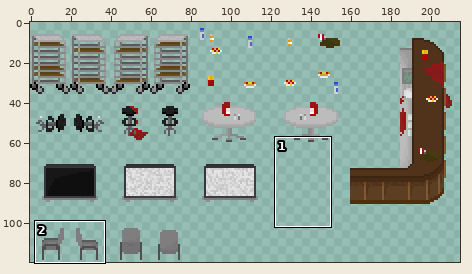
Two states of a sprite sheet, ProyectosSDL/HolaSDL/levels/TileSheet-Cafeteria.png. Above, an overview of the earlier version with the close-up marked.
Close-up. Before:
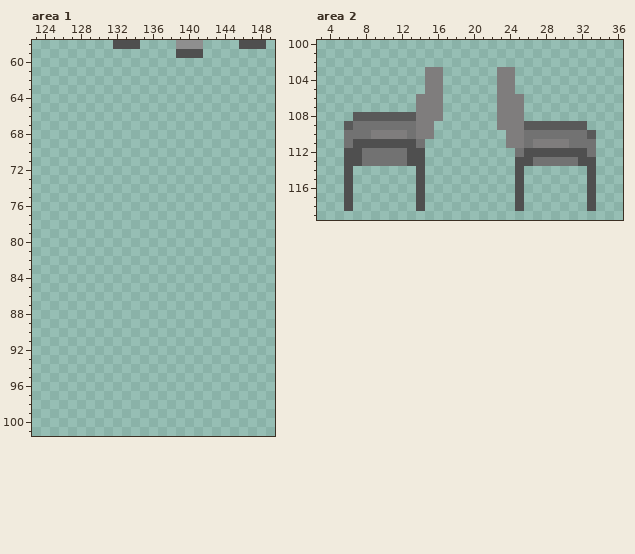
The file is 220x120 pixels. Colours within 5 levels of each other are drawn and written as one. Shown: area 1: x 123..149, y 58..101; area 2: x 3..36, y 100..119. The wide view leaves out empty margins. The commit also changed other parts of the picture, which this record leaves out.
And afterwards:
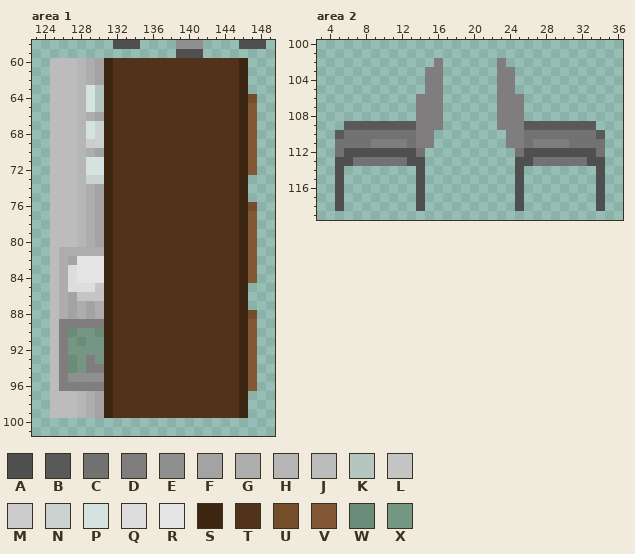
Palette (. is transparent): A #4f4f4f  B #595959  C #727272  D #7f7d7d  E #8f8f8f  F #a3a3a3  G #adadad  H #b6b6b6  J #bcbcbc  K #b5c6c1  L #c5c5c5  M #cdcdcd  N #cbd3d1  P #d4e3df  Q #dddddd  R #e4e4e4  S #3d2611  T #50331a  U #744d2b  V #815833  W #6a8c78  X #769684
Edits made:
--- area 1
@@ x 123..149 @@
  59 ................AAA........
- 60 ...........................
- 61 ...........................
- 62 ...........................
- 63 ...........................
- 64 ...........................
- 65 ...........................
- 66 ...........................
- 67 ...........................
- 68 ...........................
- 69 ...........................
- 70 ...........................
- 71 ...........................
- 72 ...........................
- 73 ...........................
- 74 ...........................
- 75 ...........................
- 76 ...........................
- 77 ...........................
- 78 ...........................
- 79 ...........................
- 80 ...........................
- 81 ...........................
- 82 ...........................
- 83 ...........................
- 84 ...........................
- 85 ...........................
- 86 ...........................
- 87 ...........................
- 88 ...........................
- 89 ...........................
- 90 ...........................
- 91 ...........................
- 92 ...........................
- 93 ...........................
- 94 ...........................
- 95 ...........................
- 96 ...........................
- 97 ...........................
- 98 ...........................
- 99 ...........................
+ 60 ..JJJHGFSTTTTTTTTTTTTTTS...
+ 61 ..JJJHGFSTTTTTTTTTTTTTTS...
+ 62 ..JJJHGFSTTTTTTTTTTTTTTS...
+ 63 ..JJJHPKSTTTTTTTTTTTTTTS...
+ 64 ..JJJHPKSTTTTTTTTTTTTTTSU..
+ 65 ..JJJHPKSTTTTTTTTTTTTTTSV..
+ 66 ..JJJHGFSTTTTTTTTTTTTTTSV..
+ 67 ..JJJHPNSTTTTTTTTTTTTTTSV..
+ 68 ..JJJHPNSTTTTTTTTTTTTTTSV..
+ 69 ..JJJHMNSTTTTTTTTTTTTTTSV..
+ 70 ..JJJHGFSTTTTTTTTTTTTTTSV..
+ 71 ..JJJHPPSTTTTTTTTTTTTTTSV..
+ 72 ..JJJHPPSTTTTTTTTTTTTTTSV..
+ 73 ..JJJHNNSTTTTTTTTTTTTTTS...
+ 74 ..JJJHGFSTTTTTTTTTTTTTTS...
+ 75 ..JJJHGFSTTTTTTTTTTTTTTS...
+ 76 ..JJJHGFSTTTTTTTTTTTTTTSU..
+ 77 ..JJJHGFSTTTTTTTTTTTTTTSV..
+ 78 ..JJJHGFSTTTTTTTTTTTTTTSV..
+ 79 ..JJJHGFSTTTTTTTTTTTTTTSV..
+ 80 ..JJJHGFSTTTTTTTTTTTTTTSV..
+ 81 ..JGGGGGSTTTTTTTTTTTTTTSV..
+ 82 ..JGFRRRSTTTTTTTTTTTTTTSV..
+ 83 ..JGQRRRSTTTTTTTTTTTTTTSV..
+ 84 ..JGQRRRSTTTTTTTTTTTTTTSV..
+ 85 ..JGQQQLSTTTTTTTTTTTTTTS...
+ 86 ..JGFLLLSTTTTTTTTTTTTTTS...
+ 87 ..JGFGFGSTTTTTTTTTTTTTTS...
+ 88 ..JGFGFGSTTTTTTTTTTTTTTSU..
+ 89 ..JDDDDDSTTTTTTTTTTTTTTSV..
+ 90 ..JDWXXWSTTTTTTTTTTTTTTSV..
+ 91 ..JDXWXXSTTTTTTTTTTTTTTSV..
+ 92 ..JDXXXXSTTTTTTTTTTTTTTSV..
+ 93 ..JDWXDXSTTTTTTTTTTTTTTSV..
+ 94 ..JDWXDDSTTTTTTTTTTTTTTSV..
+ 95 ..JDEEEESTTTTTTTTTTTTTTSV..
+ 96 ..JDDDDDSTTTTTTTTTTTTTTSV..
+ 97 ..JJJHGFSTTTTTTTTTTTTTTS...
+ 98 ..JJJHGFSTTTTTTTTTTTTTTS...
+ 99 ..JJJHGFSTTTTTTTTTTTTTTS...
 100 ...........................
--- area 2
@@ x 14..25 @@
 101 ............
-102 ............
+102 ..D......D..
 103 .DD......DD.
@@ x 3..36 @@
 107 ...........DDD......DDD...........
-108 ....BBBBBBBDDD......DDD...........
-109 ...BCCCCCCCDD.......DDDBBBBBBB....
-110 ...CCCDDDDCDD........DDCCCCCCCB...
-111 ...CAAAAAAAC.........DDCDDDDCCC...
-112 ...AACCCCCAA..........CAAAAAAAC...
-113 ...AACCCCCAA..........AACCCCCAA...
-114 ...A.......A..........A.......A...
-115 ...A.......A..........A.......A...
-116 ...A.......A..........A.......A...
-117 ...A.......A..........A.......A...
-118 ...A.......A..........A.......A...
+108 ...........DDD......DDD...........
+109 ...BBBBBBBBDDD......DDDBBBBBBBB...
+110 ..BCCCCCCCCDD........DDCCCCCCCCB..
+111 ..CCCCDDDDCDD........DDCDDDDCCCC..
+112 ..CAAAAAAAAC..........CAAAAAAAAC..
+113 ..AACCCCCCAA..........AACCCCCCAA..
+114 ..A........A..........A........A..
+115 ..A........A..........A........A..
+116 ..A........A..........A........A..
+117 ..A........A..........A........A..
+118 ..A........A..........A........A..
 119 ..................................
Where, in picture pixels (left, top, right, bottom), the same in both close-ups:
added: (50, 58, 257, 418)
added: (434, 58, 443, 67)
added: (497, 58, 506, 67)
changed: (335, 112, 443, 211)
changed: (578, 121, 605, 211)
